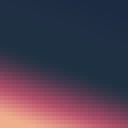
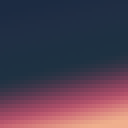
Layer changes from the first 128x128 image to the second:
painted on "Gradient Fill 1 copy" over (x1=0, y1=0, x2=128, y2=128)
